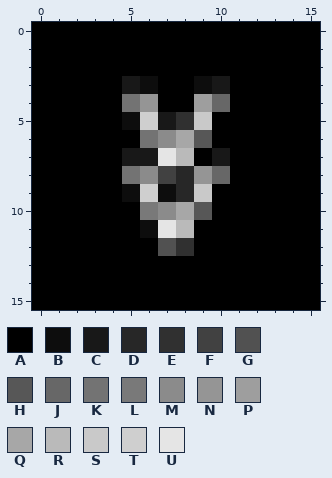
Pixel-art sprite, stored at icon16.png. Above, as it was before the edit.
The file is 16x16 pixels. Colours within 5 levels of each other are drawn and written as one.
Palette (. is transparent): A #000000  B #0d0d0d  C #181818  D #272727  E #303030  F #414141  G #515151  H #575757  J #676767  K #737373  L #797979  M #8b8b8b  N #959595  P #9e9e9e  Q #a7a7a7  R #bababa  S #c9c9c9  T #cfcfcf  U #e5e5e5
Pixels before, first column x 0:
 0 AAAAAAAAAAAAAAAA
 1 AAAAAAAAAAAAAAAA
 2 AAAAAAAAAAAAAAAA
 3 AAAAACBAABCAAAAA
 4 AAAAAKNAAPJAAAAA
 5 AAAAABTCESAAAAAA
 6 AAAAAAKMQHAAAAAA
 7 AAAAACCURACAAAAA
 8 AAAAAKMFDNJAAAAA
 9 AAAAABTBDSAAAAAA
10 AAAAAALMQHAAAAAA
11 AAAAAABURAAAAAAA
12 AAAAAAAGEAAAAAAA
13 AAAAAAAAAAAAAAAA
14 AAAAAAAAAAAAAAAA
15 AAAAAAAAAAAAAAAA
After the commit:
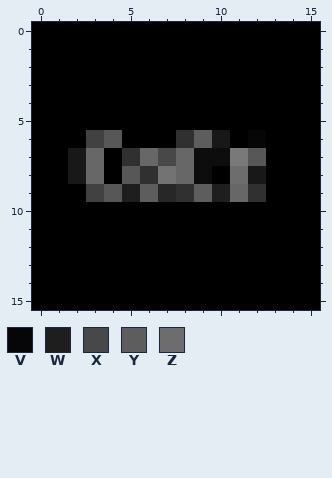
Colours new in this view: V #060606  W #1e1e1e  X #484848  Y #5d5d5d  Z #6d6d6d
Edits made:
y 3: x 5..6 CB -> AA; x 9..10 BC -> AA
y 4: x 5..6 KN -> AA; x 9..10 PJ -> AA
y 5: x 5..9 BTCES -> AAAAA
y 6: x 3..4 AA -> FH; x 6..10 KMQHA -> AAEYC; x 12 A -> V
y 7: x 2..3 AA -> CJ; x 5..12 CCURACAA -> EJXJBBLH
y 8: x 2..3 AA -> CJ; x 5..12 KMFDNJAA -> HEKJBAZC
y 9: x 3..12 AABTBDSAAA -> FHWYDEYWJE
y 10: x 6..9 LMQH -> AAAA
y 11: x 6..8 BUR -> AAA
y 12: x 7..8 GE -> AA
